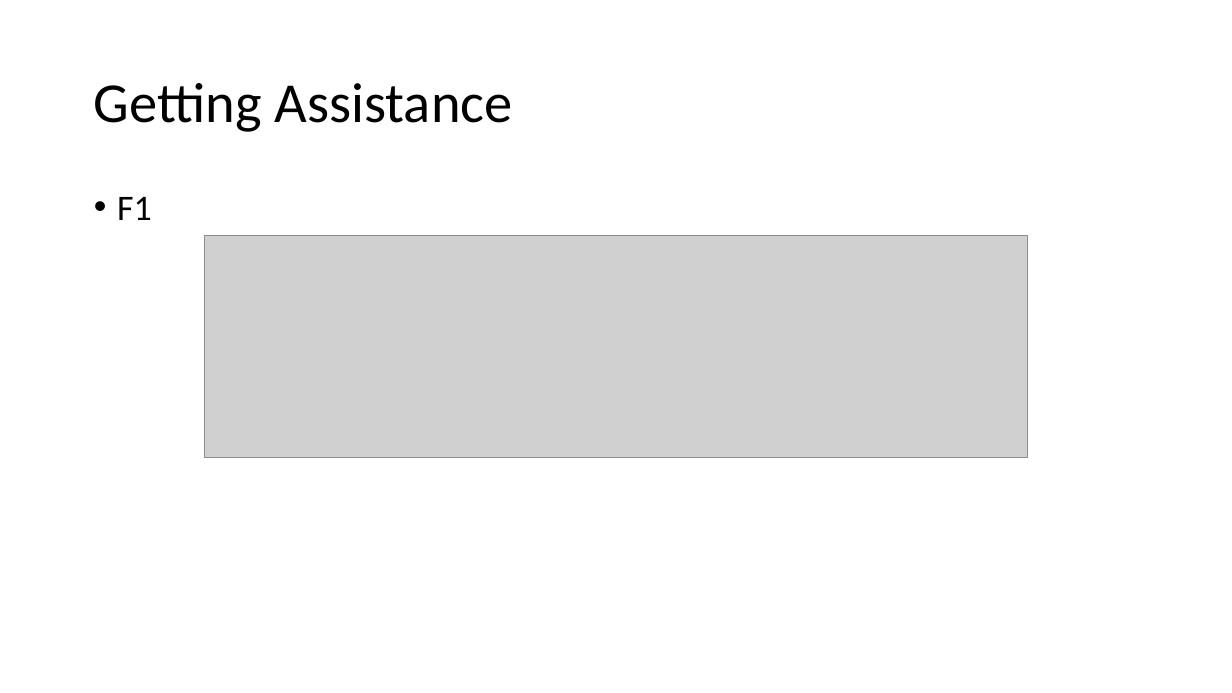
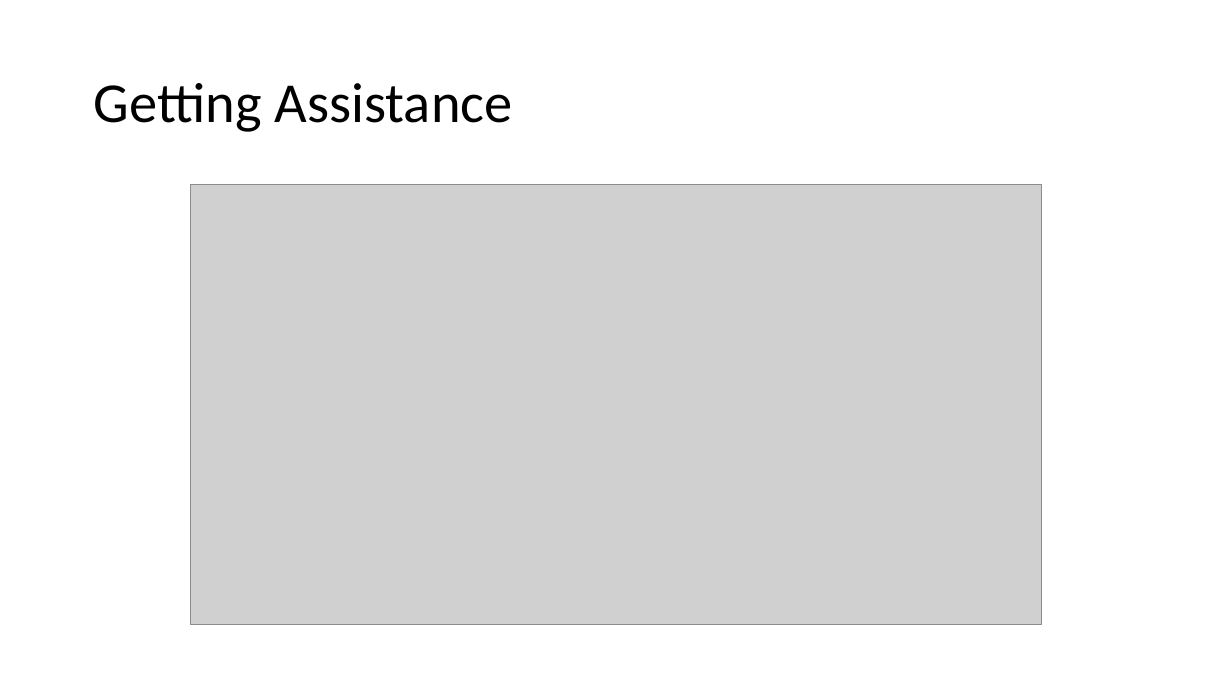
Before and after one commit to gbrunner/intro-prog-for-gis-rs, a slide deck: slide 16 of Week 2/Lecture_1_Geoprocessing_and_Python_Window.pptx. Drawn at 1232x693 pixels with LibreOffice and Linux fonts; fonts in the diff are those of the drawing; grey boxes stand for pictures. Boxes give left, top, right and bottom in pixels: in the first picture for what was removed or moved away, otherwise in the second. Text is boxed around its words. In the diff, an @@ line names an element or a change of style, - is before the commit and + after.

```diff
--- a/Week 2/Lecture_1_Geoprocessing_and_Python_Window.pptx
+++ b/Week 2/Lecture_1_Geoprocessing_and_Python_Window.pptx
@@ text removed at [117,197,152,220] @@
-• F1
@@ picture added at [190,185,1043,625] @@
@@ picture removed at [204,236,1028,457] @@
```
Also in this commit, not shown: 12 other slides changed, 1 slide removed, 2 other files.
